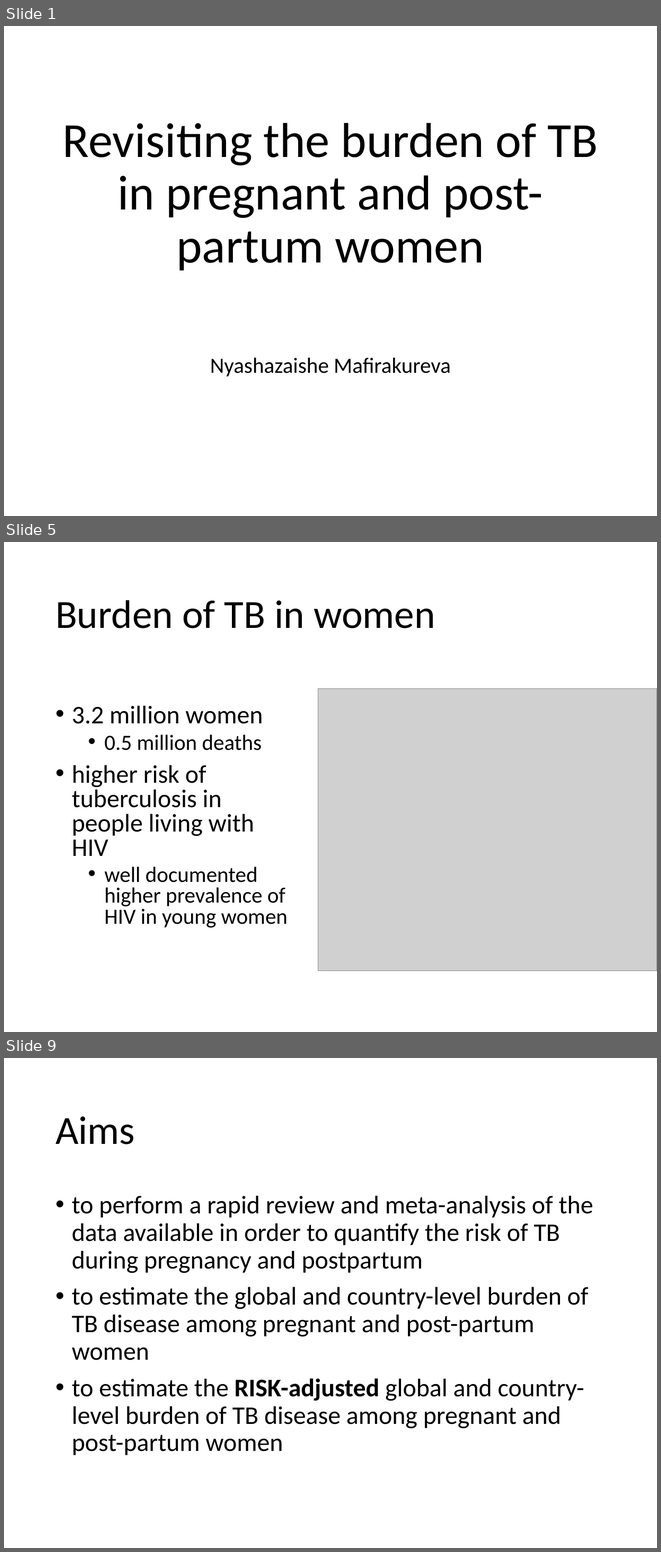
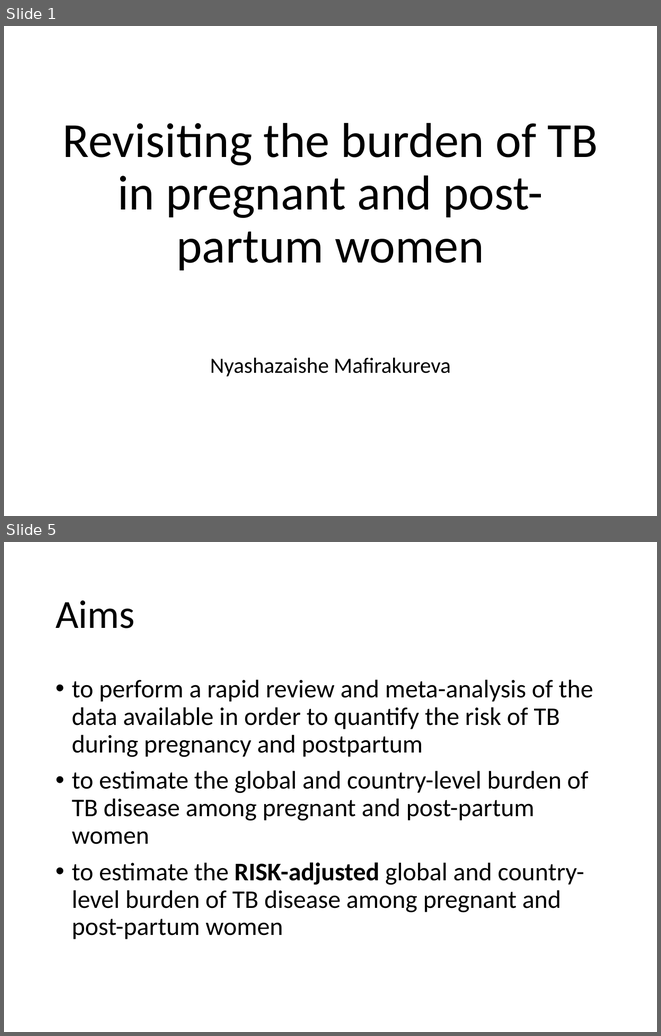
Before and after one commit to petedodd/pregtb, a slide deck: outdata/Revisiting the burden of TB in pregnant and post-partum women2.pptx. Shown one above the other, each under a label of ours: slides 1, 5 and 9 before the commit, slides 1 and 5 after it; the slides between them are not shown. The pictures are 661x1552 and 661x1036 pixels, drawn with LibreOffice and Linux fonts; fonts in the diff are those of the drawing; grey boxes stand for pictures. Boxes give left, top, right and bottom in pixels: in the first picture for what was removed or moved away, otherwise in the second. Text is boxed around its words. In the diff, an @@ line names an element or a change of style, - is before the commit and + after.

```diff
--- a/outdata/Revisiting the burden of TB in pregnant and post-partum women2.pptx
+++ b/outdata/Revisiting the burden of TB in pregnant and post-partum women2.pptx
@@ slide 5 removed at <box>4,542,657,1032</box>, background #FFFFFF @@
@@ title removed at <box>55,600,435,628</box> @@
-Burden of TB in women
@@ picture removed at <box>318,689,657,971</box> @@
@@ text removed at <box>72,705,288,927</box> @@
-• 3.2 million women
-  • 0.5 million deaths
-• higher risk of tuberculosis in people living with HIV
-  • well documented higher prevalence of HIV in young women
@@ what was slide 9 is now slide 5 @@
```
Also in this commit, not shown: 4 slides changed, 7 slides added, 5 other slides removed, 33 other files.
